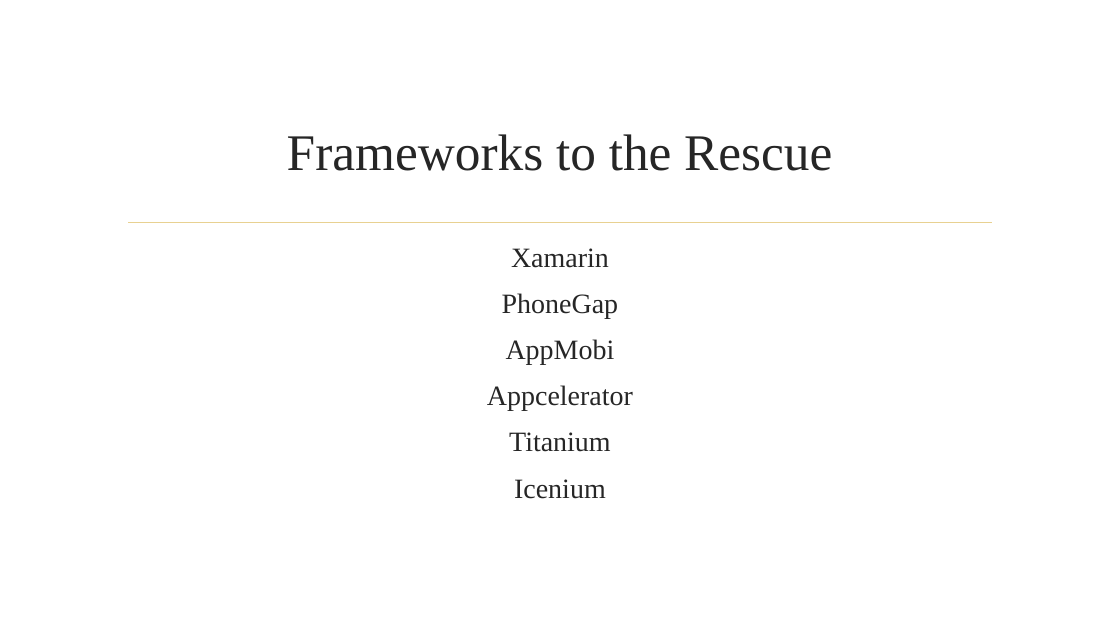
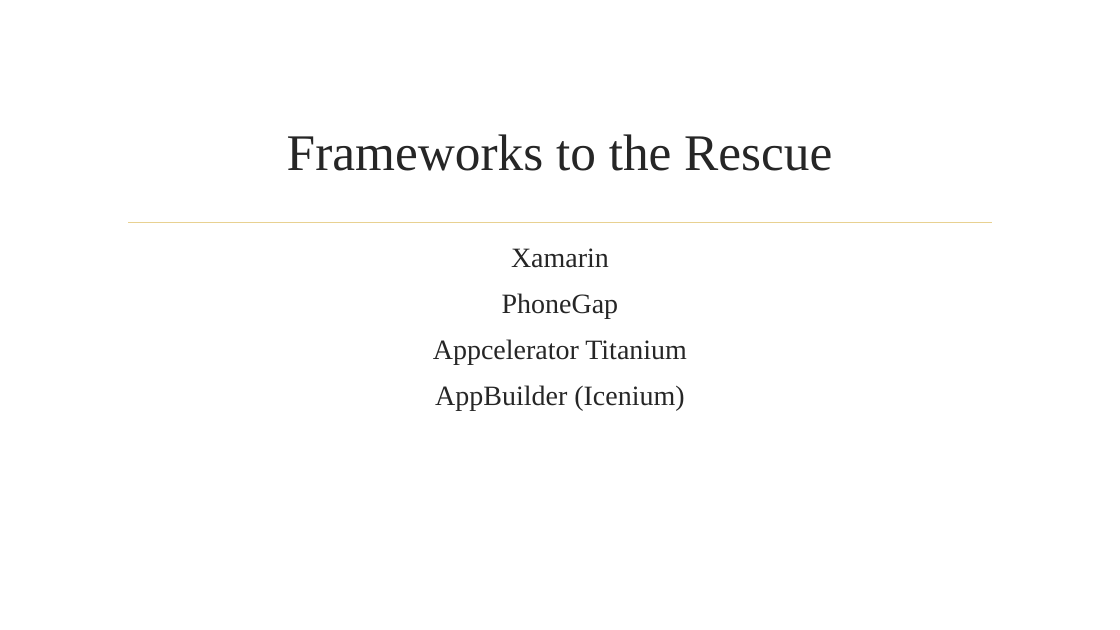
Before and after one commit to jerrelblankenship/Presentations, a slide deck: slide 4 of Xamarin/StirTrek2014/Xamarin.pptx. Drawn at 1120x630 pixels with LibreOffice and Linux fonts; fonts in the diff are those of the drawing; background and template pictures are left out. Boxes give left, top, right and bottom in pixels: in the first picture for what was removed or moved away, otherwise in the second. Text is boxed around its words. In the diff, an @@ line names an element or a change of style, - is before the commit and + after.

Commit message:
Missed a slide

```diff
--- a/Xamarin/StirTrek2014/Xamarin.pptx
+++ b/Xamarin/StirTrek2014/Xamarin.pptx
@@ text at bbox=[433, 339, 687, 411]: text changed @@
-AppMobi
-Appcelerator
-Titanium
-Icenium
+Appcelerator Titanium
+AppBuilder (Icenium)
```
